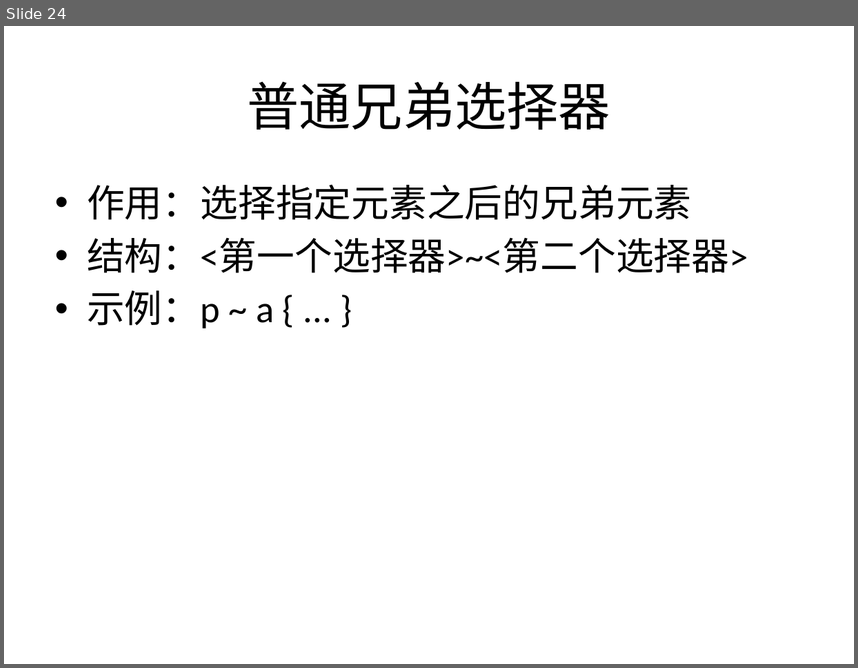
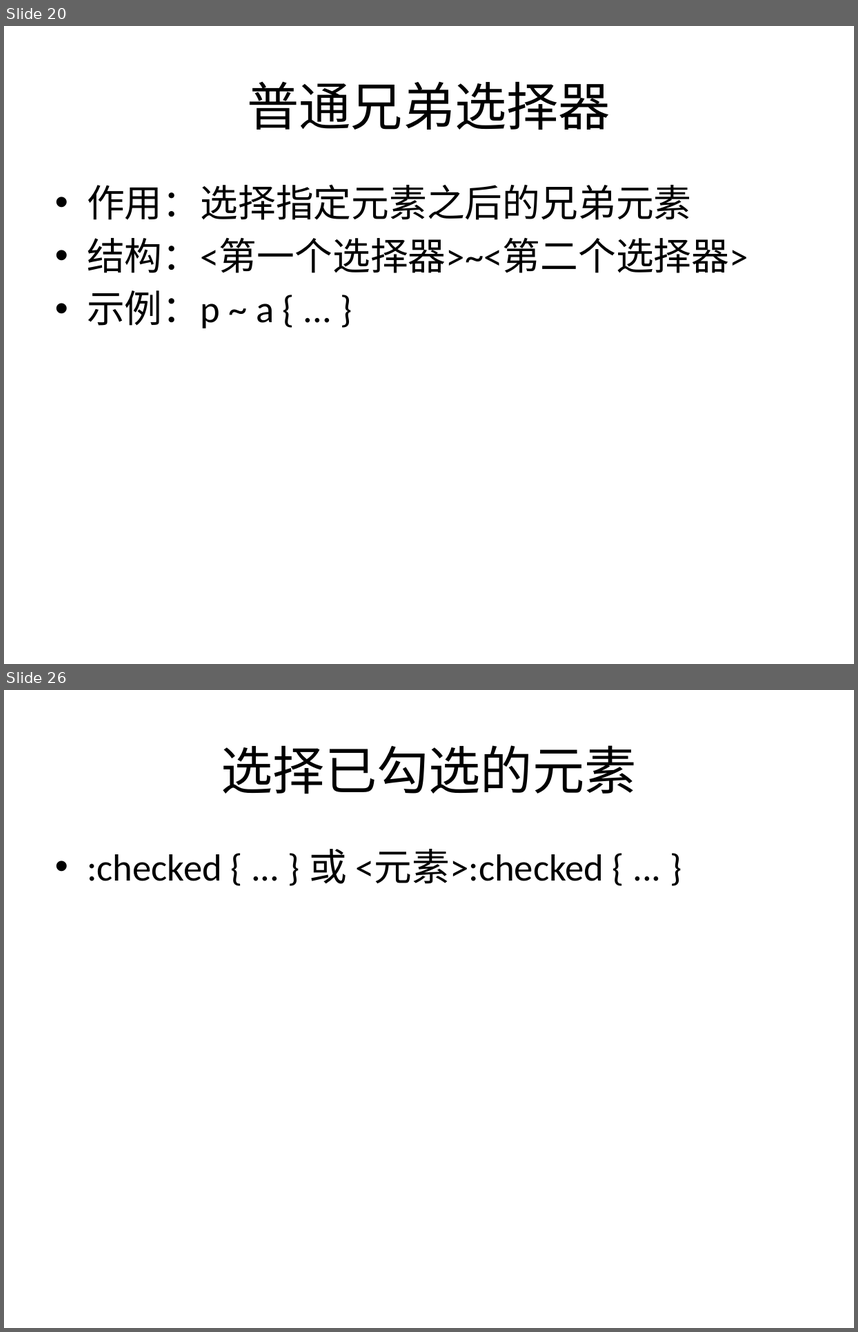
Before and after one commit to sans123wx/class, a slide deck: 网页设计与制作/课件/4/css选择器.pptx. Shown one above the other, each under a label of ours: slide 24 before the commit, slides 20 and 26 after it; the slides between them are not shown. The pictures are 858x668 and 858x1332 pixels, drawn with LibreOffice and Linux fonts; fonts in the diff are those of the drawing. Boxes give left, top, right and bottom in pixels: in the first picture for what was removed or moved away, otherwise in the second. Text is boxed around its words. In the diff, an @@ line names an element or a change of style, - is before the commit and + after.

```diff
--- a/网页设计与制作/课件/4/css选择器.pptx
+++ b/网页设计与制作/课件/4/css选择器.pptx
@@ slide 26 added at bbox=[4, 690, 854, 1328], background #FFFFFF @@
@@ title added at bbox=[221, 745, 637, 794], 44 pt, text #000000 @@
+选择已勾选的元素
@@ text added at bbox=[87, 849, 604, 884], 32 pt, text #000000 @@
+• :checked { ... } 或 <元素>:checked { ... }
@@ what was slide 24 is now slide 20 @@
```
Also in this commit, not shown: 9 other slides added, 4 slides removed, 20 other files.
